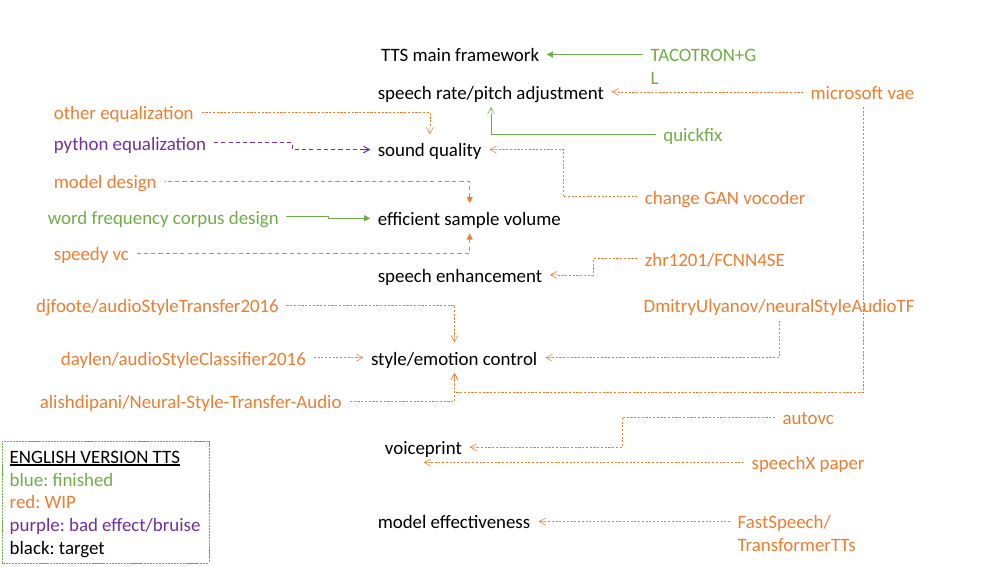
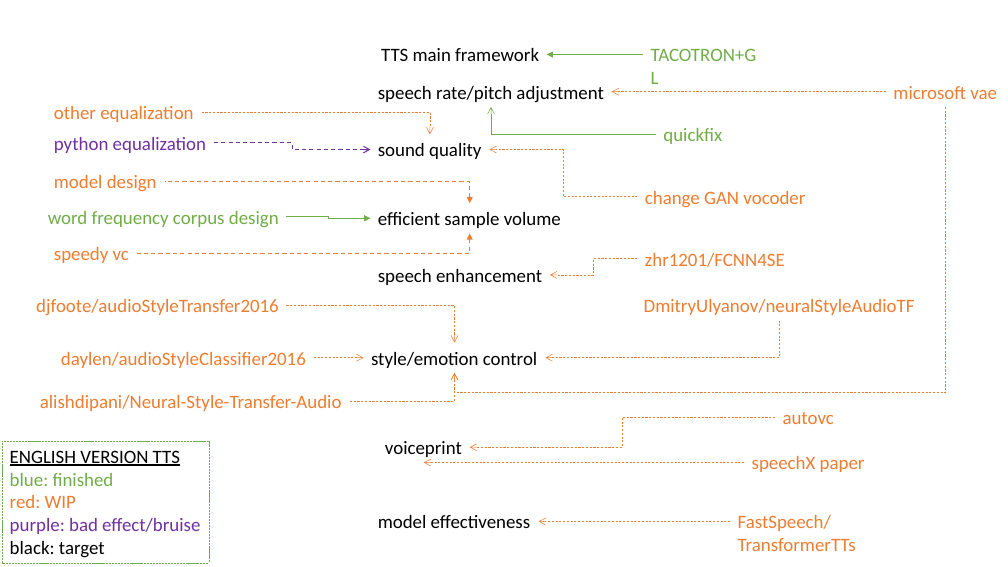
Before and after one commit to kitlomer/MuyuCoreTechnique, a slide deck: slide 2 of tts.pptx. Drawn at 1008x567 pixels with LibreOffice and Linux fonts; fonts in the diff are those of the drawing. Boxes give left, top, right and bottom in pixels: in the first picture for what was removed or moved away, otherwise in the second. Text is boxed around its words. In the diff, an @@ line names an element or a change of style, - is before the commit and + after.

```diff
--- a/tts.pptx
+++ b/tts.pptx
@@ text "microsoft vae" moved from (x1=811, y1=86, x2=915, y2=99) to (x1=893, y1=86, x2=997, y2=99) @@
@@ elbow arrow moved from (863, 107) - (454, 373) to (946, 107) - (454, 373) @@
@@ elbow arrow moved from (803, 92) - (612, 91) to (886, 91) - (612, 91) @@
```
Also in this commit, not shown: 1 other slide changed.
